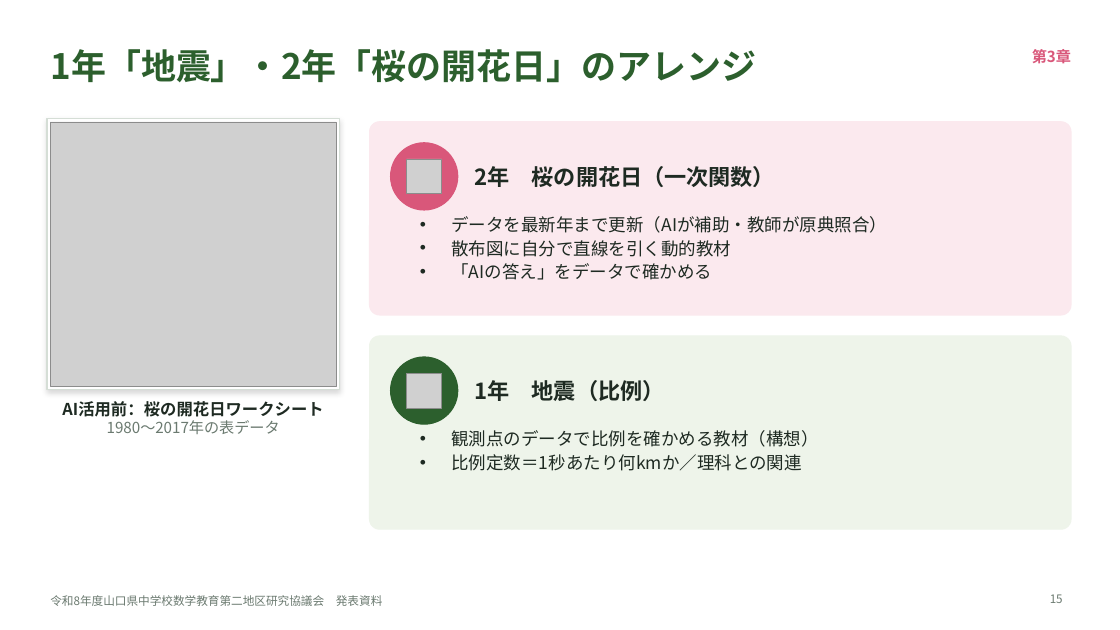
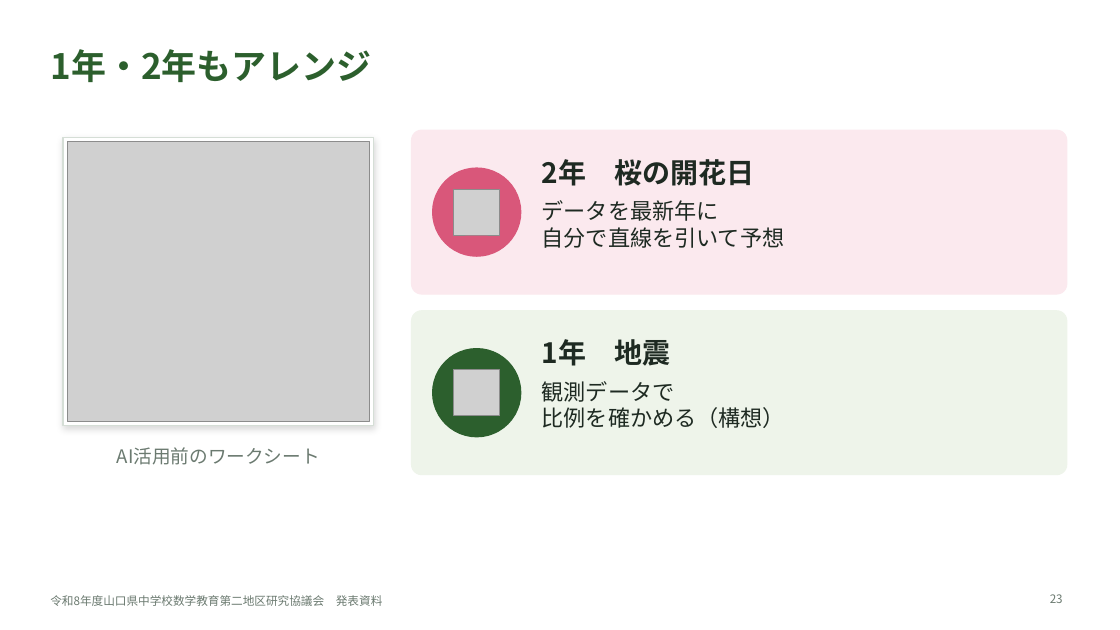
Before and after one commit to margiela14th-sudo/my-ai-project, a slide deck: slide 23 of 07_完成資料/県大会発表_生成AI授業再構築.pptx (slide 15 before the commit). Drawn at 1120x630 pixels with LibreOffice and Linux fonts; fonts in the diff are those of the drawing; grey boxes stand for pictures. Boxes give left, top, right and bottom in pixels: in the first picture for what was removed or moved away, otherwise in the second. Text is boxed around its words. In the diff, an @@ line names an element or a change of style, - is before the commit and + after.

```diff
--- a/07_完成資料/県大会発表_生成AI授業再構築.pptx
+++ b/07_完成資料/県大会発表_生成AI授業再構築.pptx
@@ title at (50,49,371,82): text changed @@
-1年「地震」・2年「桜の開花日」のアレンジ
+1年・2年もアレンジ
@@ text removed at (1032,49,1071,64) @@
-第3章
@@ rectangle: place and size @@
-rectangle at (47,118,339,390)
+rectangle at (63,137,374,425)
@@ rectangle at (63,137,374,425): shadow changed @@
@@ picture: place and size @@
-picture at (50,122,336,386)
+picture at (67,141,370,421)
@@ rounded rectangle: place and size @@
-rounded rectangle at (370,122,1071,315)
+rounded rectangle at (412,130,1067,294)
@@ rounded rectangle at (412,130,1067,294): proportions changed @@
@@ ellipse: place and size @@
-ellipse at (391,143,458,210)
+ellipse at (433,168,521,256)
@@ text at (542,159,754,186): text changed; size 19 to 24 pt @@
-2年 桜の開花日（一次関数）
+2年 桜の開花日
@@ picture: place and size @@
-picture at (407,159,442,194)
+picture at (454,189,500,235)
@@ text at (542,200,785,248): text changed; size 15 to 19 pt @@
-• データを最新年まで更新（AIが補助・教師が原典照合）
-• 散布図に自分で直線を引く動的教材
-• 「AIの答え」をデータで確かめる
+データを最新年に
+自分で直線を引いて予想
@@ rounded rectangle at (412,311,1067,475): proportions changed @@
@@ rounded rectangle: place and size @@
-rounded rectangle at (370,336,1071,529)
+rounded rectangle at (412,311,1067,475)
@@ ellipse: place and size @@
-ellipse at (391,357,458,424)
+ellipse at (433,349,521,437)
@@ text at (542,339,670,366): text changed; size 19 to 24 pt @@
-1年 地震（比例）
+1年 地震
@@ picture: place and size @@
-picture at (407,373,442,408)
+picture at (454,370,500,416)
@@ text at (542,381,785,428): text changed; size 15 to 19 pt @@
-• 観測点のデータで比例を確かめる教材（構想）
-• 比例定数＝1秒あたり何kmか／理科との関連
+観測データで
+比例を確かめる（構想）
@@ text removed at (62,401,323,434) @@
-AI活用前：桜の開花日ワークシート
-1980〜2017年の表データ
@@ text added at (117,447,320,465), 16 pt, text #6B7A70 @@
+AI活用前のワークシート
@@ page number at (1050,594,1063,603): text changed @@
-15
+23
```
Also in this commit, not shown: 16 other slides changed, 14 slides added, 5 slides removed, 10 other files.
